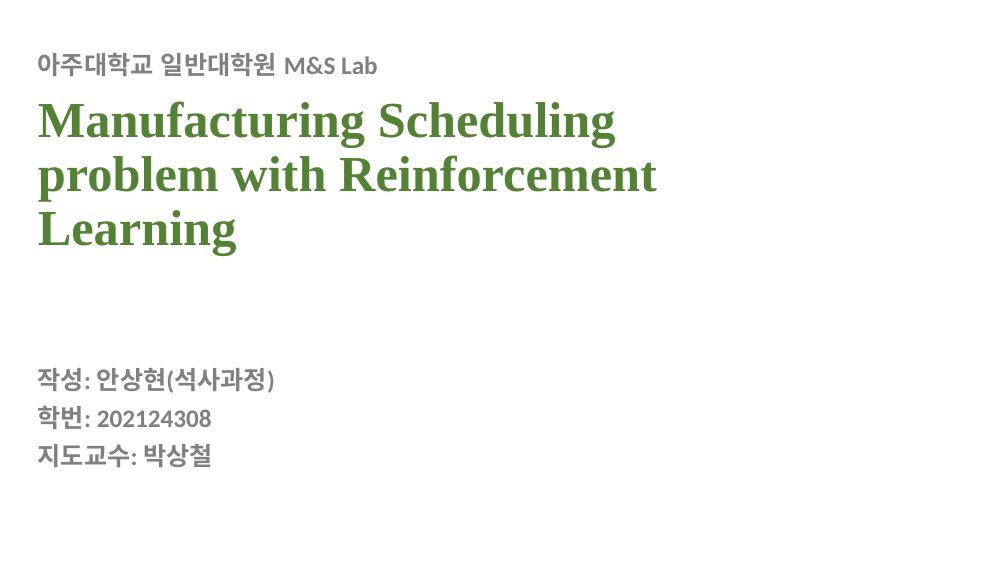
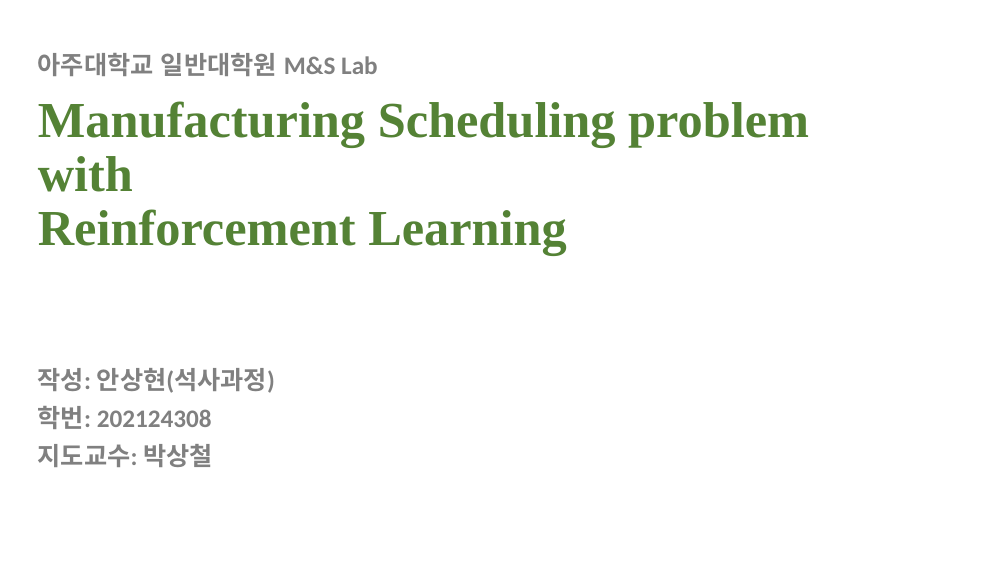
Before and after one commit to SimonWithWoogi/SchedulingProto, a slide deck: slide 1 of 임시제목.pptx. Drawn at 1008x567 pixels with LibreOffice and Linux fonts; fonts in the diff are those of the drawing. Boxes give left, top, right and bottom in pixels: in the first picture for what was removed or moved away, otherwise in the second. Text is boxed around its words. In the diff, an @@ line names an element or a change of style, - is before the commit and + after.

```diff
--- a/임시제목.pptx
+++ b/임시제목.pptx
@@ title "Manufacturing Scheduling problem with Reinforcement ..." rewrapped from [38, 101, 657, 256] to [38, 101, 809, 256] @@
```
Also in this commit, not shown: 2 other slides changed, 2 slides added, 1 slide removed, 1 other file.
